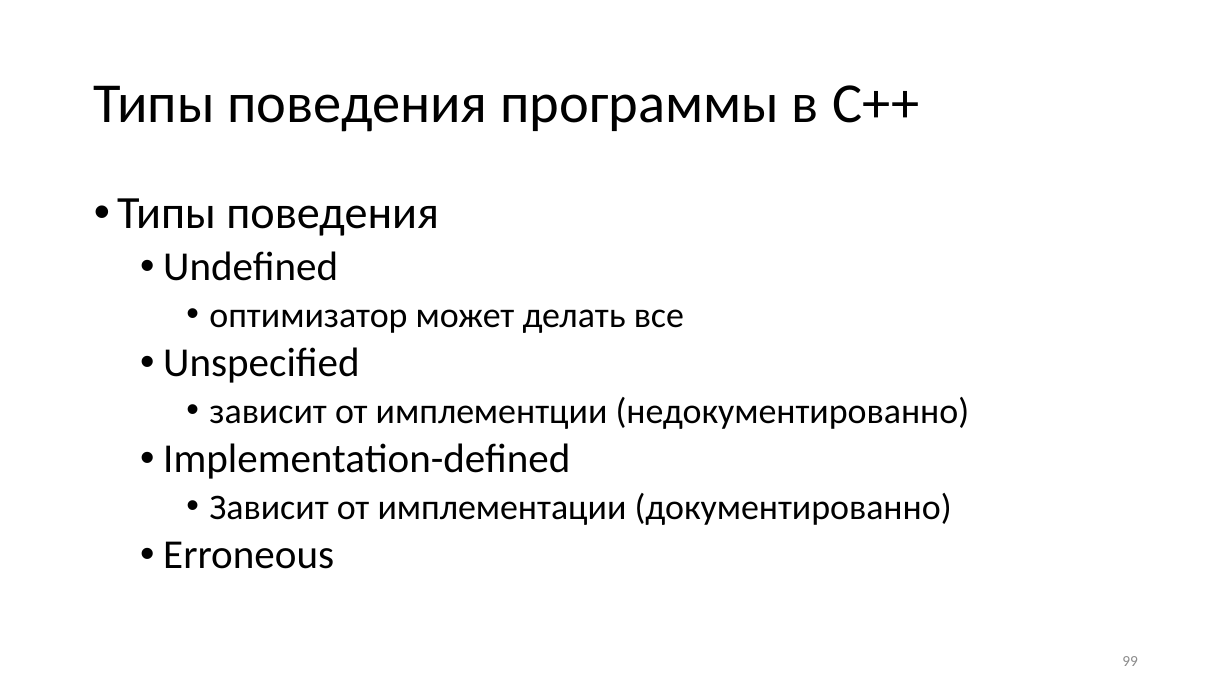
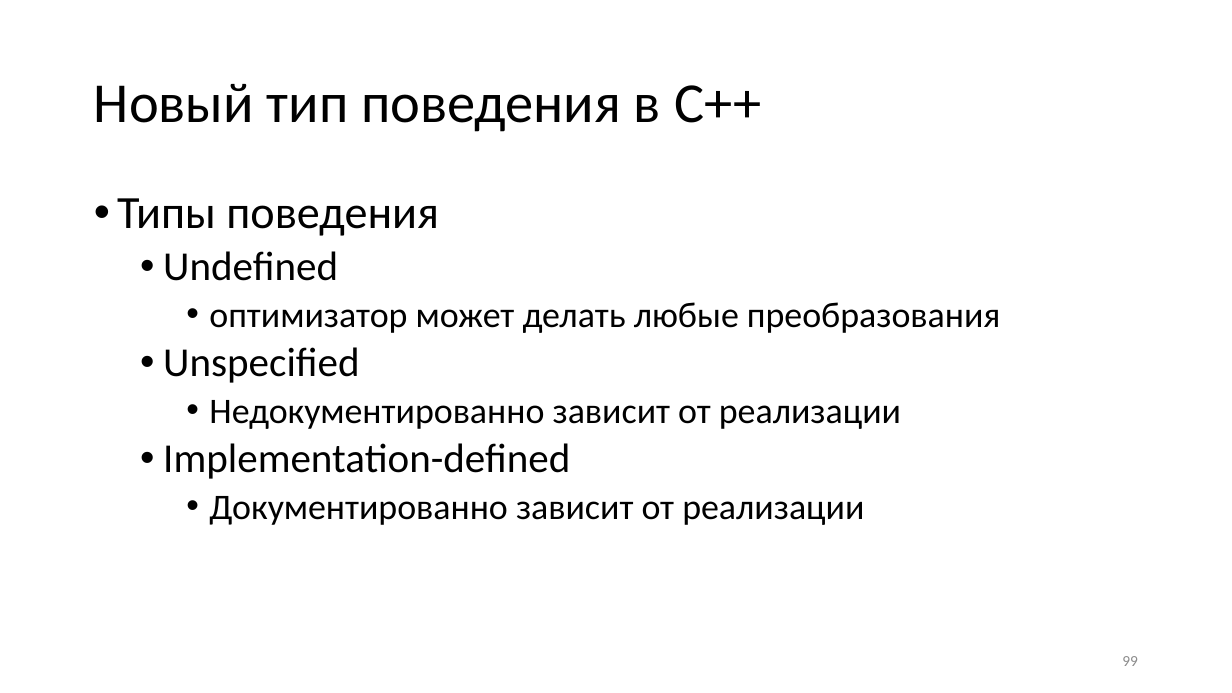
Before and after one commit to yugr/slides, a slide deck: slide 99 of CppZeroCost/2025/RU.pptx. Drawn at 1232x693 pixels with LibreOffice and Linux fonts; fonts in the diff are those of the drawing. Boxes give left, top, right and bottom in pixels: in the first picture for what was removed or moved away, otherwise in the second. Text is boxed around its words. In the diff, an @@ line names an element or a change of style, - is before the commit and + after.

```diff
--- a/CppZeroCost/2025/RU.pptx
+++ b/CppZeroCost/2025/RU.pptx
@@ title at (x1=94, y1=84, x2=762, y2=132): text changed @@
-Типы поведения программы в C++
+Новый тип поведения в C++
@@ text at (x1=209, y1=302, x2=1001, y2=333): text changed @@
-    • оптимизатор может делать все
+    • оптимизатор может делать любые преобразования
@@ text at (x1=209, y1=400, x2=901, y2=429): text changed @@
-    • зависит от имплементции (недокументированно)
+    • Недокументированно зависит от реализации
@@ text at (x1=209, y1=496, x2=864, y2=525): text changed @@
-    • Зависит от имплементации (документированно)
-  • Erroneous
+    • Документированно зависит от реализации
```
Also in this commit, not shown: 36 other slides changed, 1 slide added, 4 other files.
